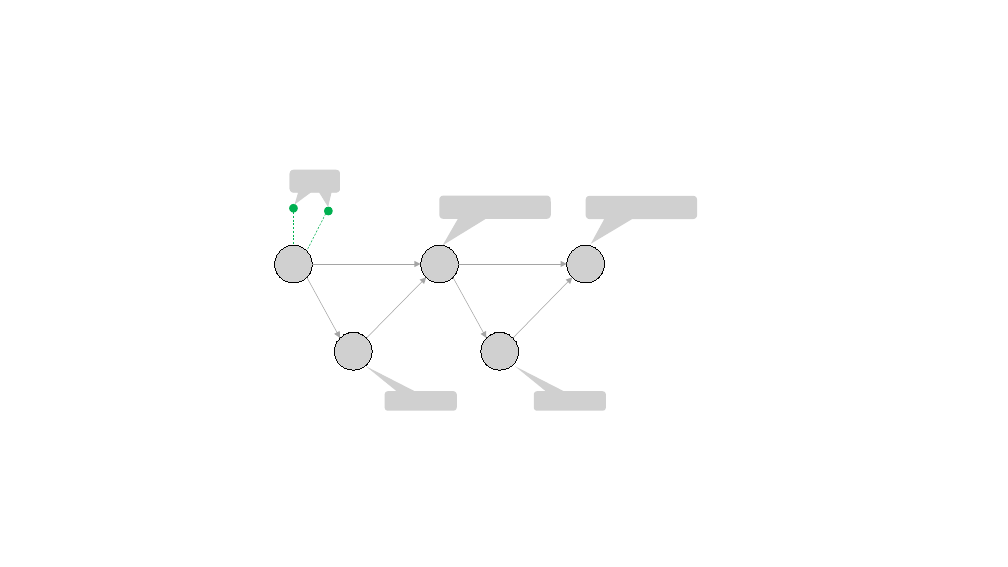
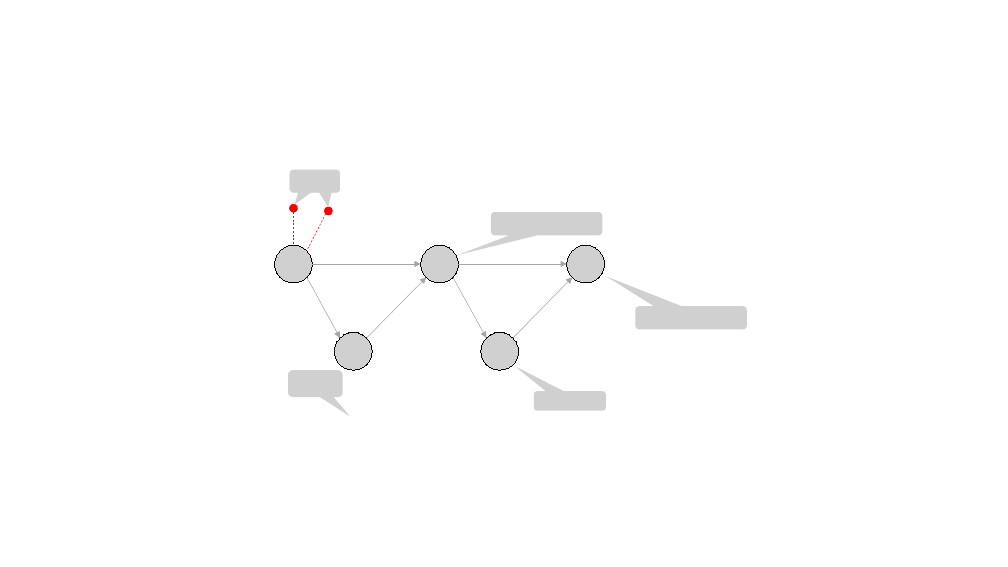
Before and after one commit to borglab/gtsam.org, a slide deck: slide 10 of assets/images/lqr_control/Elimination.pptx. Drawn at 1008x567 pixels with LibreOffice and Linux fonts; fonts in the diff are those of the drawing; grey boxes stand for pictures. Boxes give left, top, right and bottom in pixels: in the first picture for what was removed or moved away, otherwise in the second. Text is boxed around its words. In the diff, an @@ line names an element or a change of style, - is before the commit and + after.

```diff
--- a/assets/images/lqr_control/Elimination.pptx
+++ b/assets/images/lqr_control/Elimination.pptx
@@ ellipse at (x1=290, y1=205, x2=297, y2=212): fill #00B050 to #FF0000; outline #00B050 1 pt to #FF0000 1 pt @@
@@ ellipse at (x1=324, y1=207, x2=332, y2=215): fill #00B050 to #FF0000; outline #00B050 1 pt to #FF0000 1 pt @@
@@ picture removed at (x1=439, y1=196, x2=551, y2=219) @@
@@ picture removed at (x1=586, y1=196, x2=697, y2=219) @@
@@ line (293, 212) - (293, 245): stroke #00B050 0.5 pt dashed to #FF0000 0.5 pt dashed @@
@@ line (326, 214) - (307, 250): stroke #00B050 0.5 pt dashed to #FF0000 0.5 pt dashed @@
@@ picture added at (x1=491, y1=212, x2=602, y2=235) @@
@@ picture added at (x1=635, y1=306, x2=746, y2=330) @@
@@ picture added at (x1=288, y1=371, x2=343, y2=398) @@
@@ picture removed at (x1=385, y1=391, x2=457, y2=411) @@
```
Also in this commit, not shown: 1 other slide changed, 1 slide added, 7 other files.
